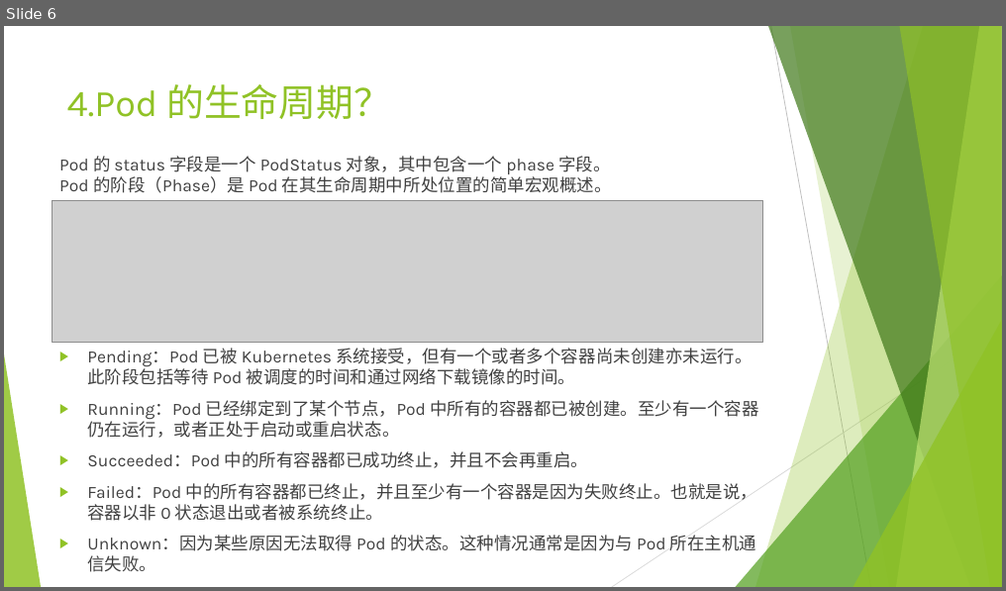
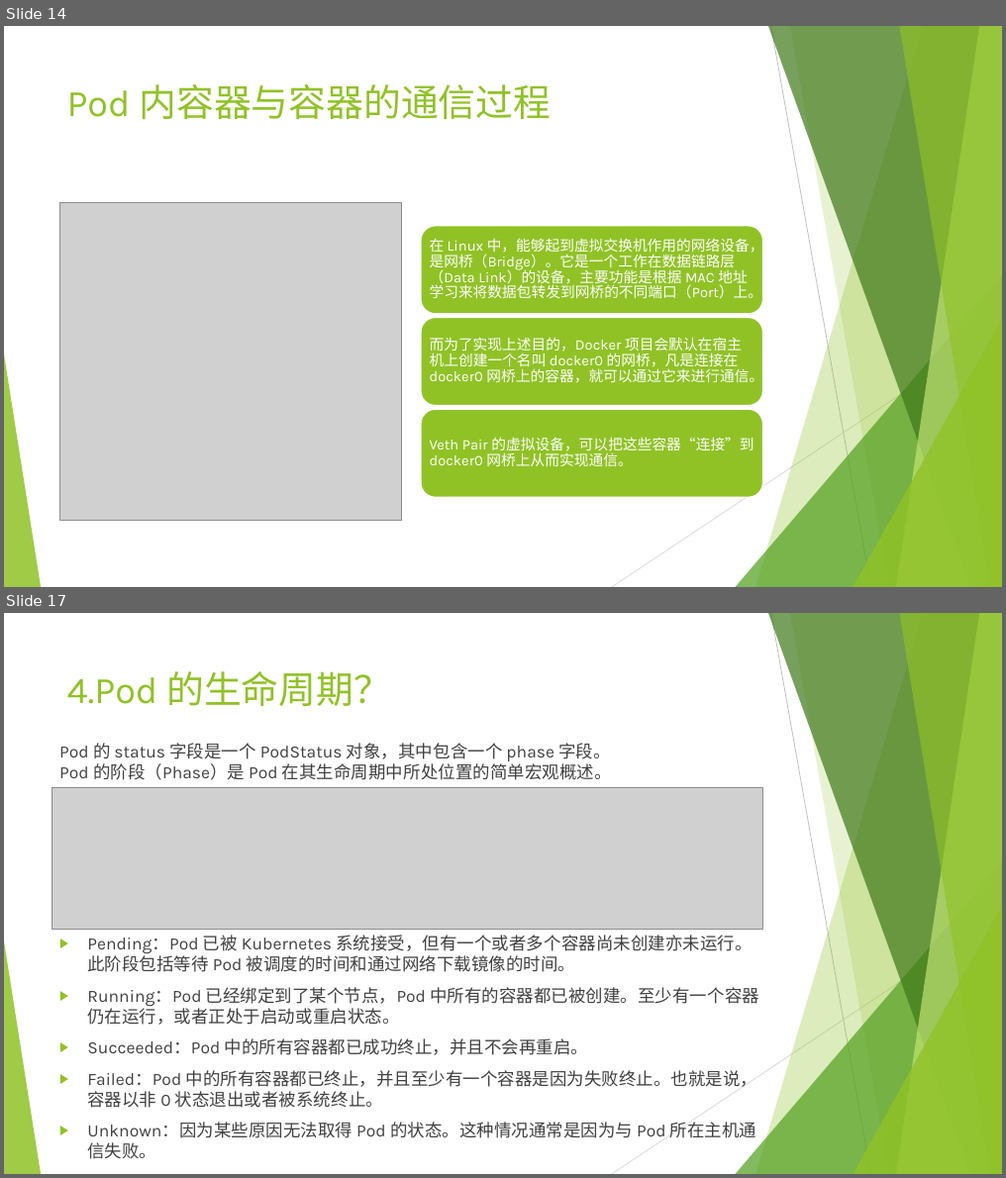
Before and after one commit to qinyudong89/qinyudong.github.io, a slide deck: _posts/k8s/Kubernetes原理.pptx. Shown one above the other, each under a label of ours: slide 6 before the commit, slides 14 and 17 after it; the slides between them are not shown. The pictures are 1006x591 and 1006x1178 pixels, drawn with LibreOffice and Linux fonts; fonts in the diff are those of the drawing; grey boxes stand for pictures. Boxes give left, top, right and bottom in pixels: in the first picture for what was removed or moved away, otherwise in the second. Text is boxed around its words. In the diff, an @@ line names an element or a change of style, - is before the commit and + after.

```diff
--- a/_posts/k8s/Kubernetes原理.pptx
+++ b/_posts/k8s/Kubernetes原理.pptx
@@ slide 14 added at (4,26,1002,587), background #FFFFFF; not listed: 10 template elements that a slide beside it also shows @@
@@ title added at (67,84,550,119), 36 pt, text #90C226 @@
+Pod 内容器与容器的通信过程
@@ picture added at (59,202,402,520) @@
@@ group added at (421,226,764,497): 3 rounded rectangles, 3 texts @@
+在 Linux 中，能够起到虚拟交换机作用的网络设备，是网桥（Bridge）。它是一个工作在数据链路层（Data Link）的设备，主要功能是根据 MAC 地址学习来将数据包转发到网桥的不同端口（Port）上。
+而为了实现上述目的，Docker 项目会默认在宿主机上创建一个名叫 docker0 的网桥，凡是连接在 docker0 网桥上的容器，就可以通过它来进行通信。
+Veth Pair 的虚拟设备，可以把这些容器“连接”到 docker0 网桥上从而实现通信。
@@ what was slide 6 is now slide 17 @@
```
Also in this commit, not shown: 7 slides changed, 13 other slides added.
